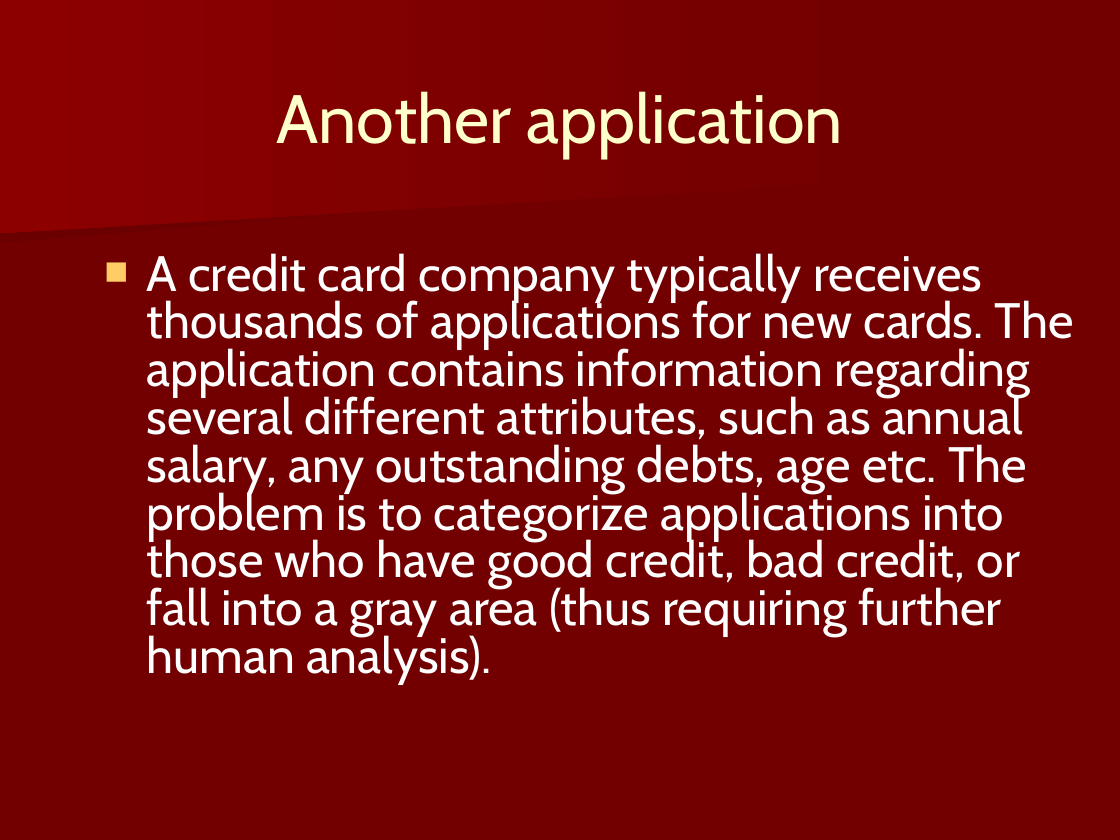
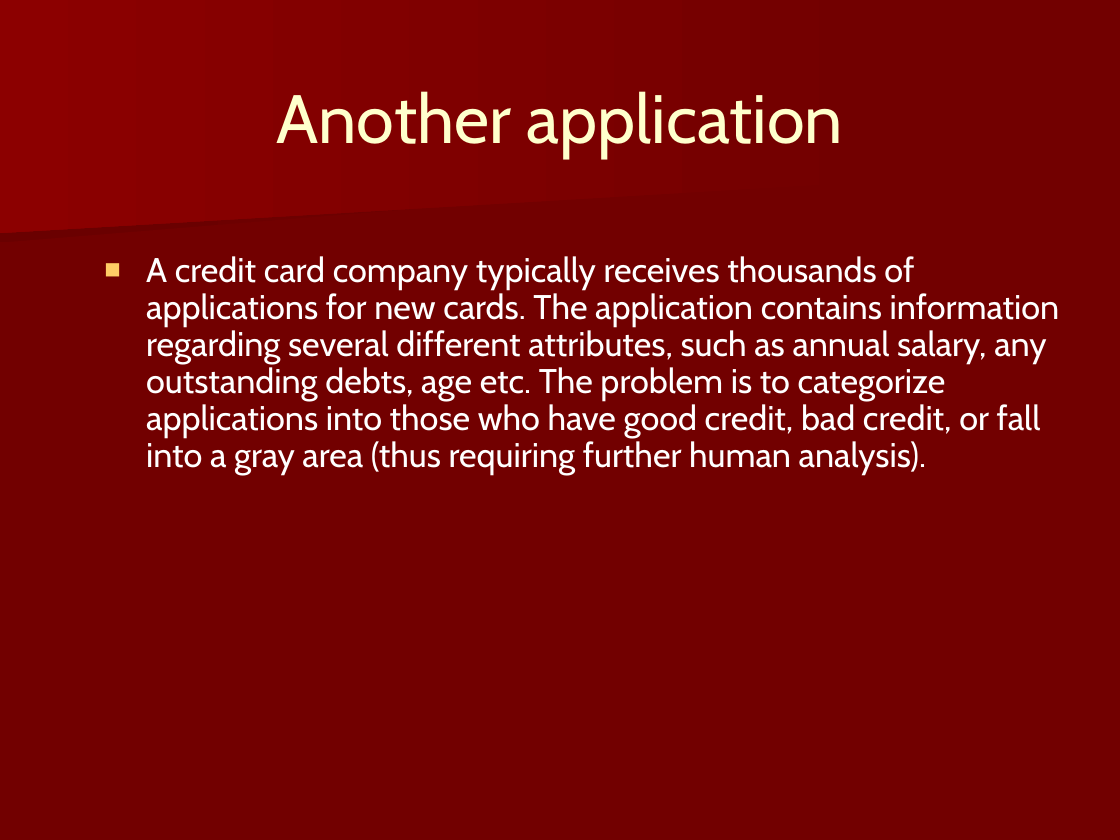
Before and after one commit to iffishells/Data-Warehousing-and--DataMining, a slide deck: slide 3 of Slides/L07.ppt. Drawn at 1120x840 pixels with LibreOffice and Linux fonts; fonts in the diff are those of the drawing. Boxes give left, top, right and bottom in pixels: in the first picture for what was removed or moved away, otherwise in the second. Text is boxed around its words. In the diff, an @@ line names an element or a change of style, - is before the commit and + after.

```diff
--- a/Slides/L07.ppt
+++ b/Slides/L07.ppt
@@ text "A credit card company typically ..." at (146,256,1060,475): size 32 to 22 pt; indent changed; line spacing 0.8 to 0.9 @@
```
Also in this commit, not shown: 12 other slides changed, 9 other files.
